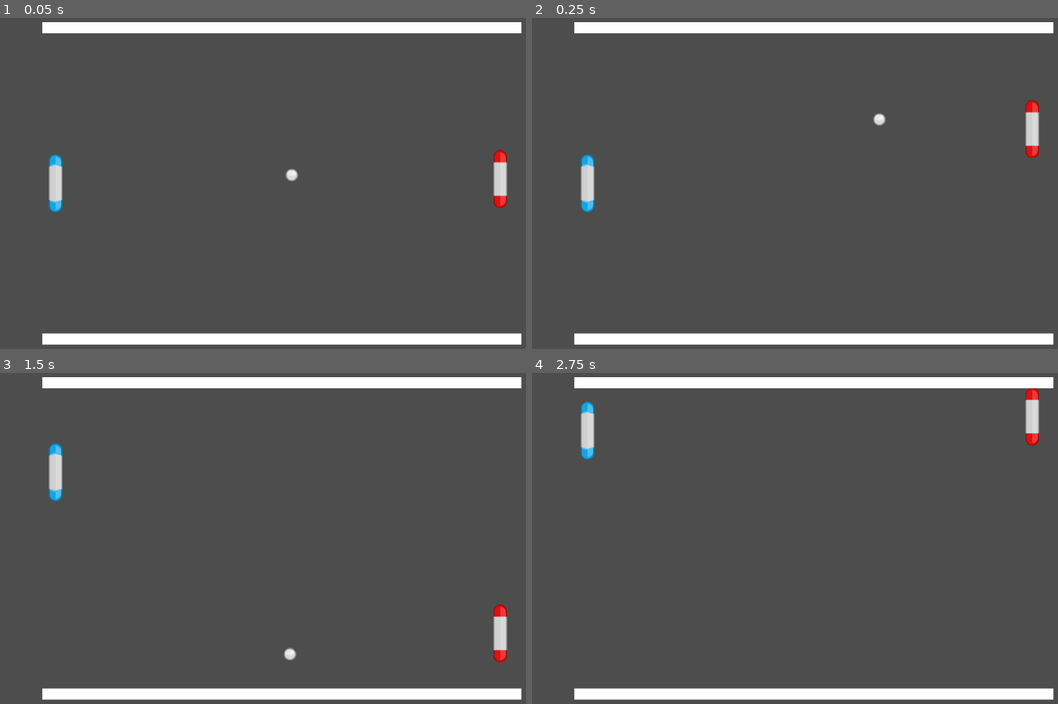
Above: before the commit, frames 1-4 (two rows, left to right).
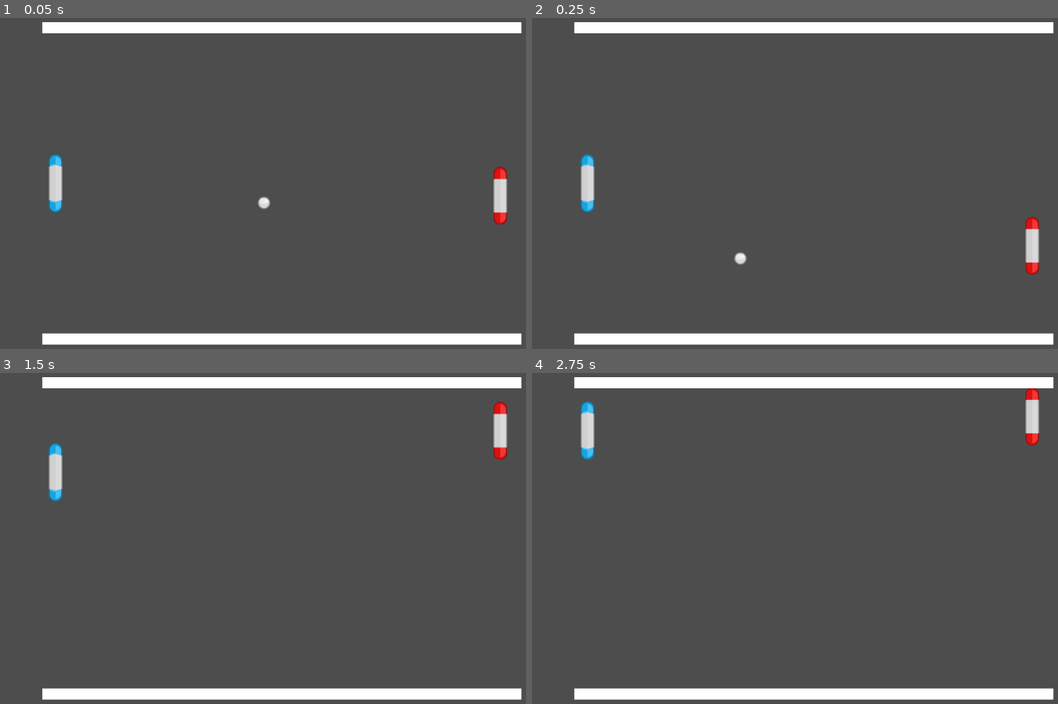
Above: after the commit, the same moments.

Repository: DotVentu/Pong
Game: Godot game, scene res://Scenes/Pong.tscn
The game is run twice, just before and just after one commit, with the same random seed, the same clock (stepped at 60 frames per second) and the same inputs.
Inputs:
- Up to frame 1 (0.05 s): no input
- Up to frame 2 (0.25 s): no input
- Up to frame 3 (1.5 s): hold Up (ui_up) 0.53-1.28 s; hold Down (ui_down) from 1.28 s (still down)
- Up to frame 4 (2.75 s): release Down (ui_down) at 2.03 s; hold Up (ui_up) from 2.03 s (still down)

The runs differ from the first frame. In frame 1, 0.6% of the frame differs, in the area x 49-97%, y 39-63%; in frame 2, 1.0%, in the area x 38-97%, y 24-78%; in frame 3, 0.9%; in frame 4, nothing differs.

Commit message:
fix: 🪛 ball velocity

Diff:
--- a/Scripts/ball.gd
+++ b/Scripts/ball.gd
@@ -3,6 +3,9 @@
 var speed = 500
 
 func _ready():
+	setBallVelocity()
+
+func setBallVelocity():
 	if randi() % 2 == 0:
 		velocity.x = 1
 	else:
